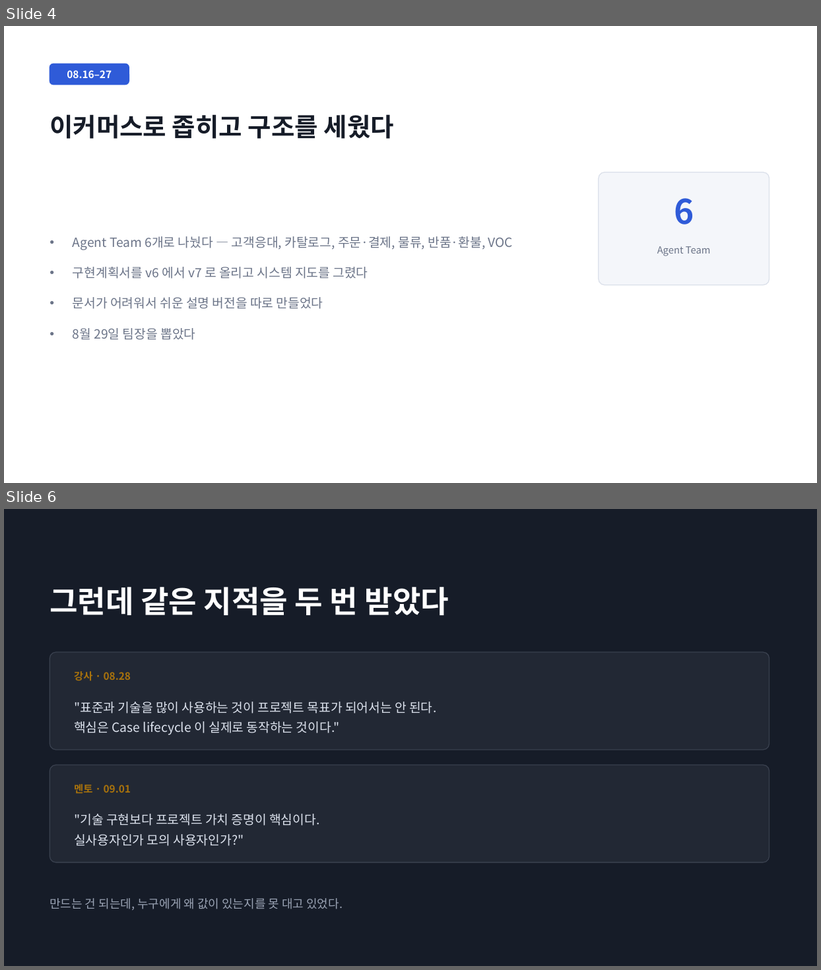
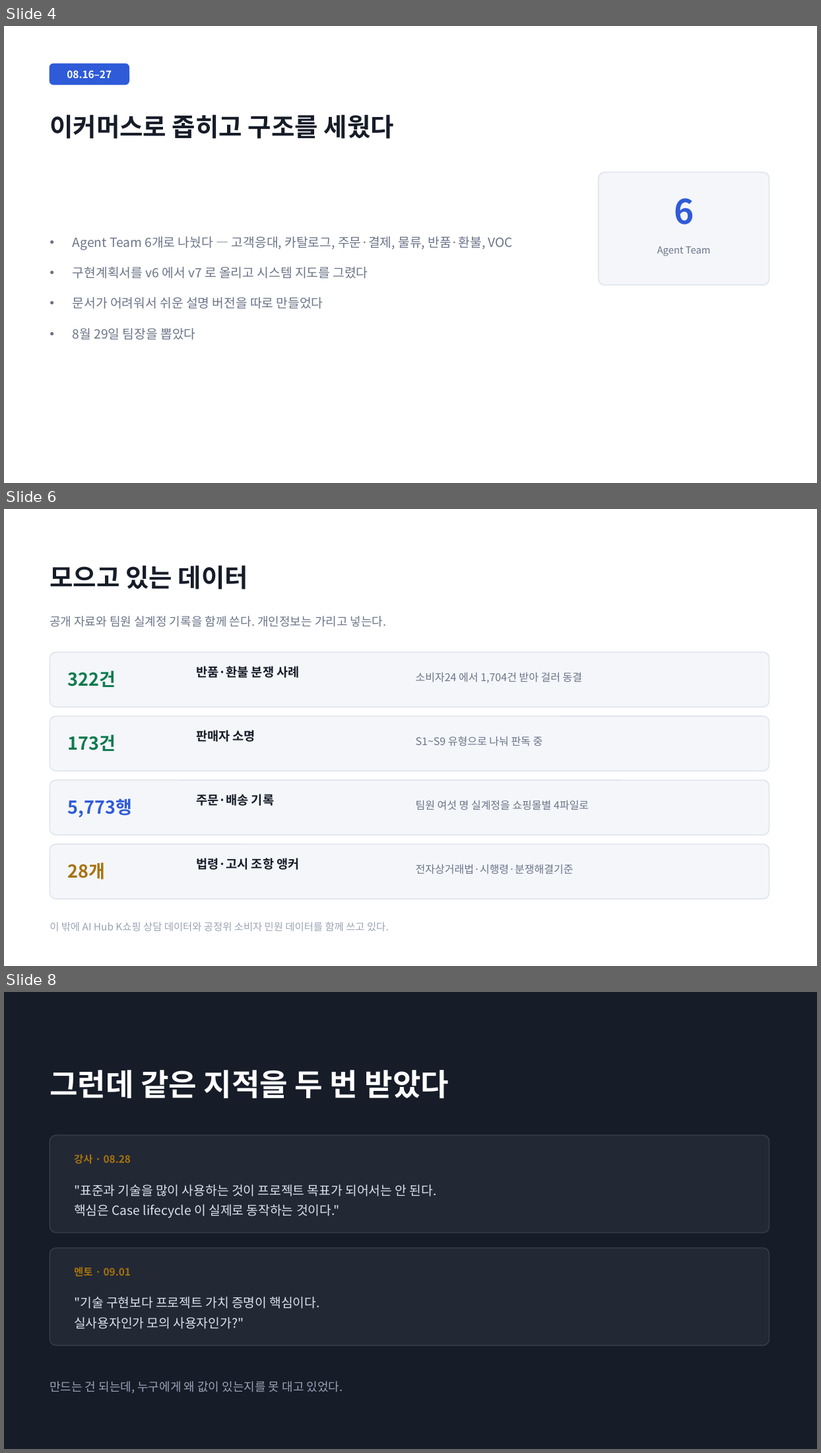
Before and after one commit to roroblack/A-COP, a slide deck: program/산출물양식/[발표] A-COP_진행경과_2026-09-04.pptx. Shown one above the other, each under a label of ours: slides 4 and 6 before the commit, slides 4, 6 and 8 after it; the slides between them are not shown. The pictures are 821x970 and 821x1453 pixels, drawn with LibreOffice and Linux fonts; fonts in the diff are those of the drawing. Boxes give left, top, right and bottom in pixels: in the first picture for what was removed or moved away, otherwise in the second. Text is boxed around its words. In the diff, an @@ line names an element or a change of style, - is before the commit and + after.

```diff
--- a/program/산출물양식/[발표] A-COP_진행경과_2026-09-04.pptx
+++ b/program/산출물양식/[발표] A-COP_진행경과_2026-09-04.pptx
@@ slide 6 added at <box>4,509,817,966</box>, background #FFFFFF @@
@@ text added at <box>50,565,248,590</box>, 30 pt, text #161C28, bold @@
+모으고 있는 데이터
@@ text added at <box>50,616,387,627</box>, 14 pt, text #6B7488 @@
+공개 자료와 팀원 실계정 기록을 함께 쓴다. 개인정보는 가리고 넣는다.
@@ rounded rectangle added at <box>50,652,770,707</box>, fill #F4F6FA, outline #DBE0EA 1 pt @@
@@ text added at <box>196,666,299,678</box>, 14.5 pt, text #161C28, bold @@
+반품·환불 분쟁 사례
@@ text added at <box>68,671,116,687</box>, 21 pt, text #0D7A4D, bold @@
+322건
@@ text added at <box>416,673,582,683</box>, 12.5 pt, text #6B7488 @@
+소비자24 에서 1,704건 받아 걸러 동결
@@ rounded rectangle added at <box>50,716,770,771</box>, fill #F4F6FA, outline #DBE0EA 1 pt @@
@@ text added at <box>68,735,116,751</box>, 21 pt, text #0D7A4D, bold @@
+173건
@@ text added at <box>196,730,255,742</box>, 14.5 pt, text #161C28, bold @@
+판매자 소명
@@ text added at <box>416,736,543,747</box>, 12.5 pt, text #6B7488 @@
+S1~S9 유형으로 나눠 판독 중
@@ rounded rectangle added at <box>50,780,770,835</box>, fill #F4F6FA, outline #DBE0EA 1 pt @@
@@ text added at <box>68,799,132,818</box>, 21 pt, text #2F5BD8, bold @@
+5,773행
@@ text added at <box>196,794,274,806</box>, 14.5 pt, text #161C28, bold @@
+주문·배송 기록
@@ text added at <box>416,801,589,810</box>, 12.5 pt, text #6B7488 @@
+팀원 여섯 명 실계정을 쇼핑몰별 4파일로
@@ rounded rectangle added at <box>50,844,770,900</box>, fill #F4F6FA, outline #DBE0EA 1 pt @@
@@ text added at <box>68,863,106,880</box>, 21 pt, text #A8720C, bold @@
+28개
@@ text added at <box>196,858,299,870</box>, 14.5 pt, text #161C28, bold @@
+법령·고시 조항 앵커
@@ text added at <box>416,865,574,875</box>, 12.5 pt, text #6B7488 @@
+전자상거래법·시행령·분쟁해결기준
@@ text added at <box>50,922,389,931</box>, 12 pt, text #9AA3B4 @@
+이 밖에 AI Hub K쇼핑 상담 데이터와 공정위 소비자 민원 데이터를 함께 쓰고 있다.
@@ what was slide 6 is now slide 8 @@
```
Also in this commit, not shown: 4 slides changed, 1 other slide added, 1 slide removed, 4 other files.
